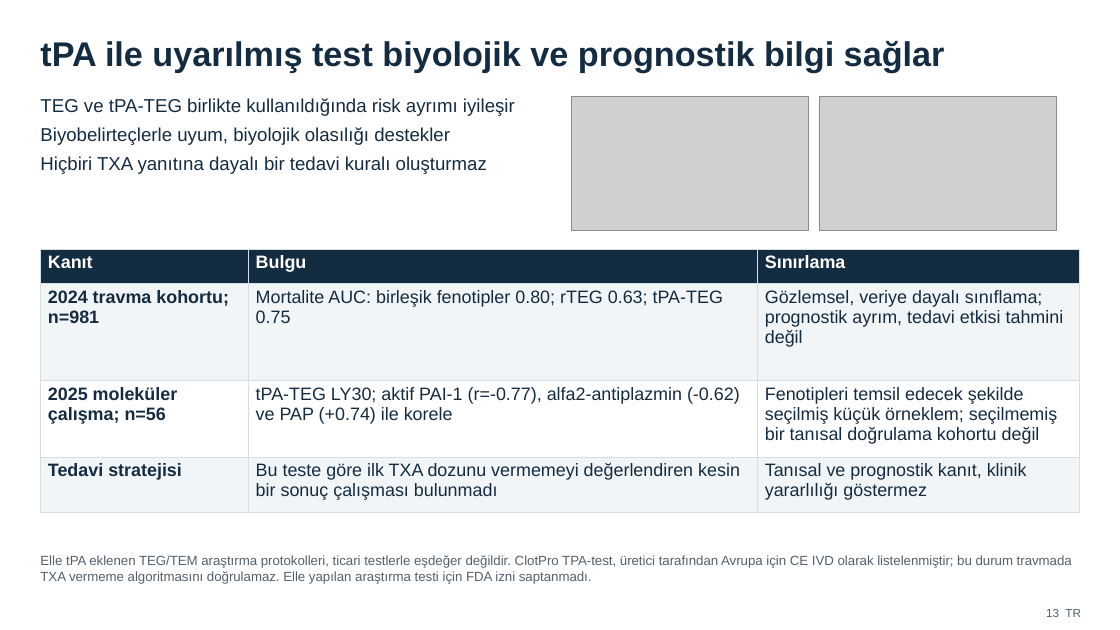
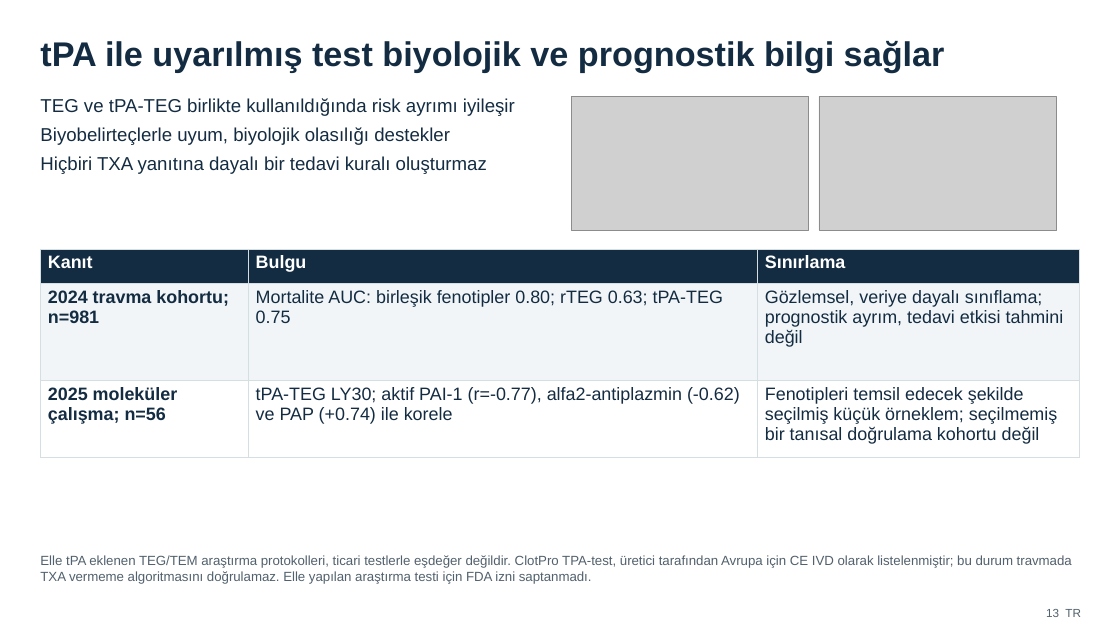
Before and after one commit to cryanking/cryanking.github.io, a slide deck: slide 31 of lectures/tark/TXA_Trauma_English_Turkish.pptx. Drawn at 1120x630 pixels with LibreOffice and Linux fonts; fonts in the diff are those of the drawing; grey boxes stand for pictures. Boxes give left, top, right and bottom in pixels: in the first picture for what was removed or moved away, otherwise in the second. Text is boxed around its words. In the diff, an @@ line names an element or a change of style, - is before the commit and + after.

```diff
--- a/lectures/tark/TXA_Trauma_English_Turkish.pptx
+++ b/lectures/tark/TXA_Trauma_English_Turkish.pptx
@@ table at (40, 249, 1079, 457) @@
-row 4: Tedavi stratejisi | Bu teste göre ilk TXA dozunu vermemeyi değerlendiren kesin / bir sonuç çalışması bulunmadı | Tanısal ve prognostik kanıt, klinik / yararlılığı göstermez
```
Also in this commit, not shown: 14 other slides changed, 1 slide added.
